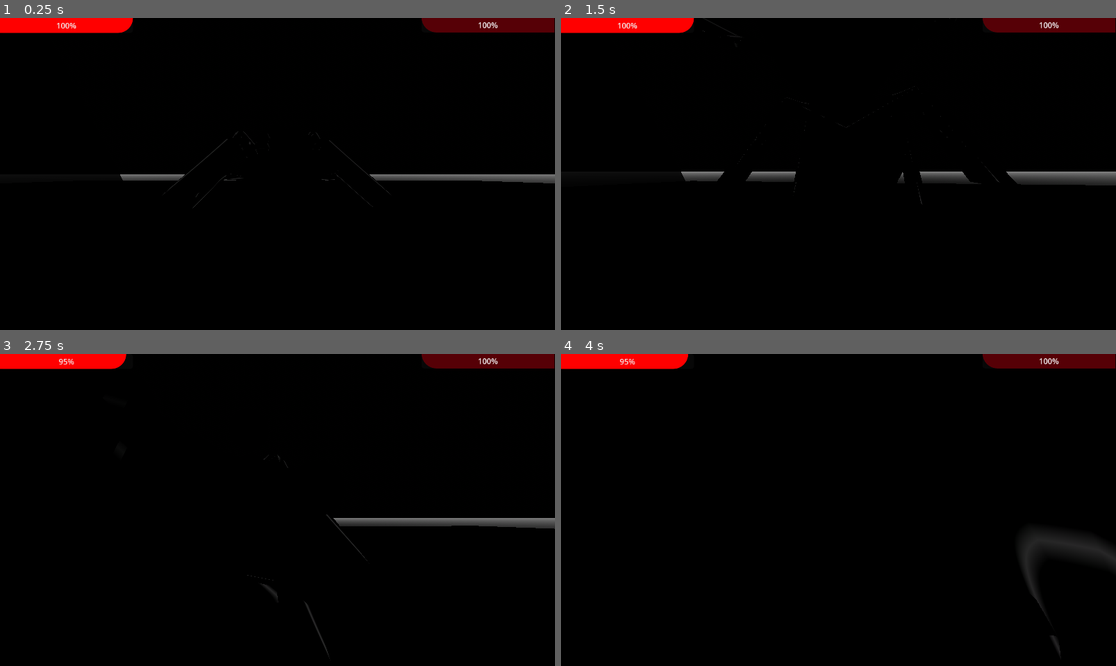
Above: before the commit, frames 1-4 (two rows, left to right).
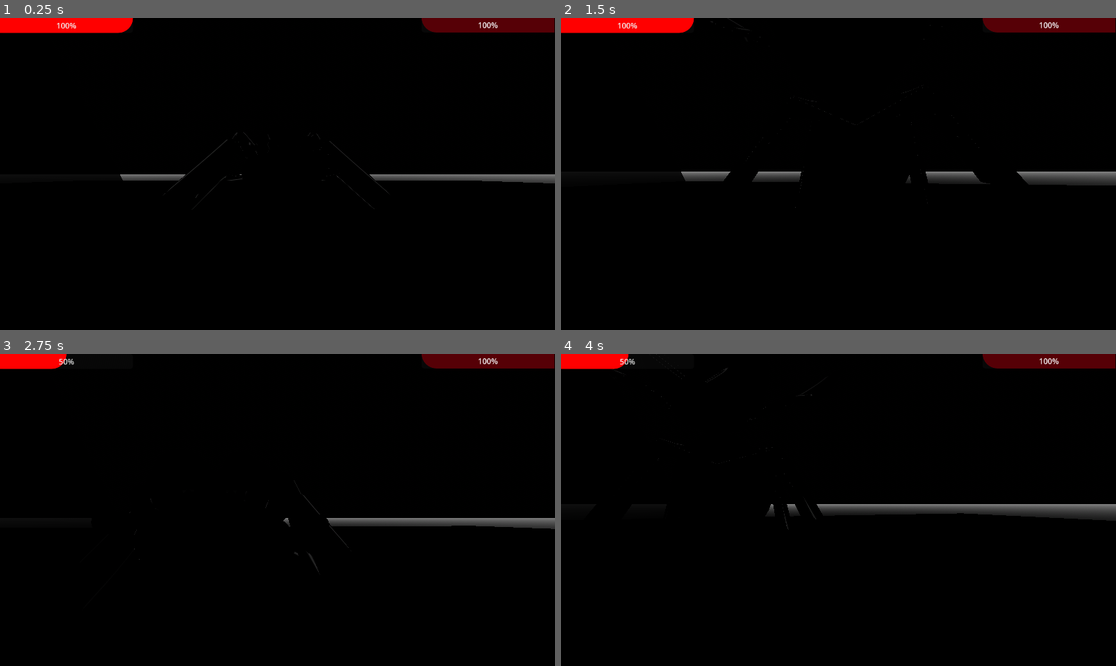
Above: after the commit, the same moments.

Repository: ruapotato/eyelander
Game: Godot game, scene res://world.tscn
Two runs of this game, one before a commit and one after it. Both use one fixed random seed, a clock stepped at 60 frames per second and the inputs below. Sound files missing from this copy of the repository are replaced by a short silence.
Inputs (mouse positions are in pixels of both pictures, inside the frame that each line leads up to):
- Up to frame 1 (0.25 s): no input
- Up to frame 2 (1.5 s): move the mouse to (866, 174) at 0.52 s; hold W (forward) from 0.53 s (still down); right-click (866, 174) at 0.6 s; tap Space (jump) at 0.77 s; move the mouse to (810, 174) at 1.27 s; click (810, 174) at 1.35 s
- Up to frame 3 (2.75 s): keep holding W (forward); tap Space (jump) at 1.52 s; move the mouse to (288, 503) at 2.02 s; right-click (288, 503) at 2.1 s
- Up to frame 4 (4 s): keep holding W (forward); move the mouse to (832, 516) at 2.77 s; click (832, 516) at 2.85 s; tap Space (jump) at 3.02, 3.77 s; move the mouse to (877, 513) at 3.52 s; right-click (877, 513) at 3.6 s

The runs differ from the first frame. In frame 1, 0.1% of the frame differs, in the area x 29-71%, y 36-62%; in frame 2, 0.4%; in frame 3, 0.7%; in frame 4, 3.7%, in the area x 9-100%, y 0-97%.

Commit message:
better boss knockback

Diff:
--- a/boss_1.gd
+++ b/boss_1.gd
@@ -85,10 +85,10 @@
 func _physics_process(delta):
 	new_speed = velocity
 	if knockback != Vector3(0,0,0):
-		dazzed = knockback.length() / 100
+		dazzed = knockback.length() / 50
 		new_speed = knockback
 		new_speed.y = abs(new_speed.y)
-		print(new_speed)
+		#print(new_speed)
 		#new_speed = knockback
 		knockback = Vector3(0,0,0)
 	if dazzed > 0:
@@ -110,13 +110,8 @@
 		if action == "walking" and not animation_tree.get("parameters/slam/active"):
 			var input_dir = Vector3(0,-1,0)
 			var direction = (transform.basis * Vector3(input_dir.x, 0, input_dir.y)).normalized()
-			if direction:
-				new_speed.x = lerp(new_speed.x, direction.x * SPEED, .2)
-				new_speed.z = lerp(new_speed.z, direction.z * SPEED, .2)
-			else:
-				new_speed.x = lerp(new_speed.x, 0.0, .2)
-				new_speed.z = lerp(new_speed.z, 0.0, .2)
-
+			new_speed.x = lerp(new_speed.x, direction.x * SPEED, .2)
+			new_speed.z = lerp(new_speed.z, direction.z * SPEED, .2)
 			$target.look_at(player.global_position, Vector3(0,1,0))
 			global_rotation.y = lerp_angle(global_rotation.y, $target.global_rotation.y, .01)
 
@@ -124,11 +119,15 @@
 			if walk_sounds_timer >= walk_sound_every:
 				walk_sound()
 				walk_sounds_timer = 0
-	animation_tree.set("parameters/moving/blend_position", velocity.length() * MAX_SPEED)
-	move_and_slide()
+		if action != "walking":
+			new_speed.x = lerp(new_speed.x, 0.0, .2)
+			new_speed.z = lerp(new_speed.z, 0.0, .2)
+
+
 
 		#print(sword.rotation.y)
 	velocity = new_speed
+	move_and_slide()
 
 
 
@@ -139,7 +138,7 @@
 	if damage_todo != 0:
 		life -= damage_todo
 		damage_todo = 0
-		print(life)
+		#print(life)
 	# Add the gravity.
 	if not is_on_floor():
 		velocity.y -= gravity * delta
@@ -165,7 +164,7 @@
 			roar1_sound.play()
 			slam_started = true
 			animation_tree.set("parameters/slam/request", AnimationNodeOneShot.ONE_SHOT_REQUEST_FIRE)
-
+	animation_tree.set("parameters/moving/blend_position", velocity.length() * MAX_SPEED)
 
 	#armature.rotation.y = atan2(-player.global_position.x, -player.global_position.z)
 	#armature.rotation.y = lerp_angle(armature.rotation.y, atan2(-player.global_position.x, -player.global_position.z), .2)
--- a/boss_1_import.tscn
+++ b/boss_1_import.tscn
@@ -65,24 +65,24 @@
 [node name="boss_2" instance=ExtResource("1_ignb7")]
 
 [node name="Skeleton3D" parent="Armature" index="0"]
-bones/0/position = Vector3(1.11893, 9.58293, -9.13724)
+bones/0/position = Vector3(1.11893, 9.69064, -9.13724)
 bones/0/rotation = Quaternion(0.736164, -0.0295269, 0.0319947, 0.675401)
 bones/1/rotation = Quaternion(-0.359502, -0.0596413, -0.696759, 0.617842)
-bones/2/rotation = Quaternion(0.569121, 0.0904452, -0.386101, 0.72031)
+bones/2/rotation = Quaternion(0.580081, 0.092975, -0.390135, 0.708983)
 bones/3/rotation = Quaternion(-0.357999, 0.0861197, 0.637962, 0.676332)
-bones/4/rotation = Quaternion(0.569118, -0.0904436, 0.3861, 0.720313)
+bones/4/rotation = Quaternion(0.580078, -0.0929735, 0.390134, 0.708986)
 bones/7/rotation = Quaternion(0.194838, -0.130096, 0.0755277, 0.969231)
 bones/8/rotation = Quaternion(0.198067, 0.123456, -0.0985119, 0.96738)
-bones/13/rotation = Quaternion(0.336071, -0.149765, 0.0977546, 0.9247)
+bones/13/rotation = Quaternion(0.349941, -0.153069, 0.0912374, 0.919667)
 bones/14/rotation = Quaternion(0.127254, 0.393976, 0.666849, 0.619598)
-bones/15/rotation = Quaternion(0.336069, 0.149769, -0.097755, 0.924701)
+bones/15/rotation = Quaternion(0.349939, 0.153072, -0.0912379, 0.919667)
 bones/16/rotation = Quaternion(-0.114528, -0.30074, -0.722783, 0.611575)
-bones/17/rotation = Quaternion(0.398912, -0.037322, -0.205246, 0.892945)
+bones/17/rotation = Quaternion(0.411326, -0.0367509, -0.213017, 0.885485)
 bones/18/rotation = Quaternion(-0.103509, 0.304661, 0.699844, 0.637719)
-bones/19/rotation = Quaternion(0.398908, 0.0373232, 0.205244, 0.892947)
-bones/21/rotation = Quaternion(0.277452, -0.0555957, -0.470142, 0.836)
+bones/19/rotation = Quaternion(0.411323, 0.0367521, 0.213015, 0.885487)
+bones/21/rotation = Quaternion(0.2901, -0.0561421, -0.476783, 0.82787)
 bones/22/rotation = Quaternion(-0.0977401, 0.11326, 0.602002, 0.784355)
-bones/23/rotation = Quaternion(0.234625, -0.00432921, 0.522644, 0.819619)
+bones/23/rotation = Quaternion(0.246643, -0.0026296, 0.530015, 0.811323)
 
 [node name="AnimationTree" type="AnimationTree" parent="." index="2"]
 tree_root = SubResource("AnimationNodeBlendTree_bgq3b")
--- a/player.gd
+++ b/player.gd
@@ -80,7 +80,7 @@
 		dazzed = knockback.length() / 100
 		new_speed = knockback
 		new_speed.y = abs(new_speed.y)
-		print(new_speed)
+		#print(new_speed)
 		#new_speed = knockback
 		knockback = Vector3(0,0,0)
 	if dazzed > 0:
@@ -155,7 +155,8 @@
 func _process(delta):
 	if boss_1_life != boss_1.life:
 		boss_1_life =  boss_1.life
-		gui.find_child("BOSS_1_LIFE").value = (boss_1.start_life/boss_1.life) * 100
+		gui.find_child("BOSS_1_LIFE").value = (boss_1.life/boss_1.start_life) * 100
+		print("set boss life")
 
 	if life < 100:
 		life += delta * life_gen
--- a/sword.gd
+++ b/sword.gd
@@ -5,6 +5,7 @@
 var init_pos
 var init_rot
 var knockback_strength = 10
+var damage = 100
 # Called when the node enters the scene tree for the first time.
 func _ready():
 	contact_monitor = true
@@ -36,12 +37,12 @@
 func _process(delta):
 	for body in get_colliding_bodies():
 		if body.name == "butt":
-			body.get_parent().damage_todo += delta
+			body.get_parent().damage_todo += delta * damage
 
 			var knockback_direction = global_position.direction_to(body.global_position)
 			var knockback_force
 			#player.set_deferred("velocity", player.velocity + knockback_force)
 			print("boss hit")
 			knockback_force = knockback_direction * knockback_strength
-			knockback_force.y = 2
+			knockback_force.y = 5
 			body.get_parent().knockback = knockback_force
